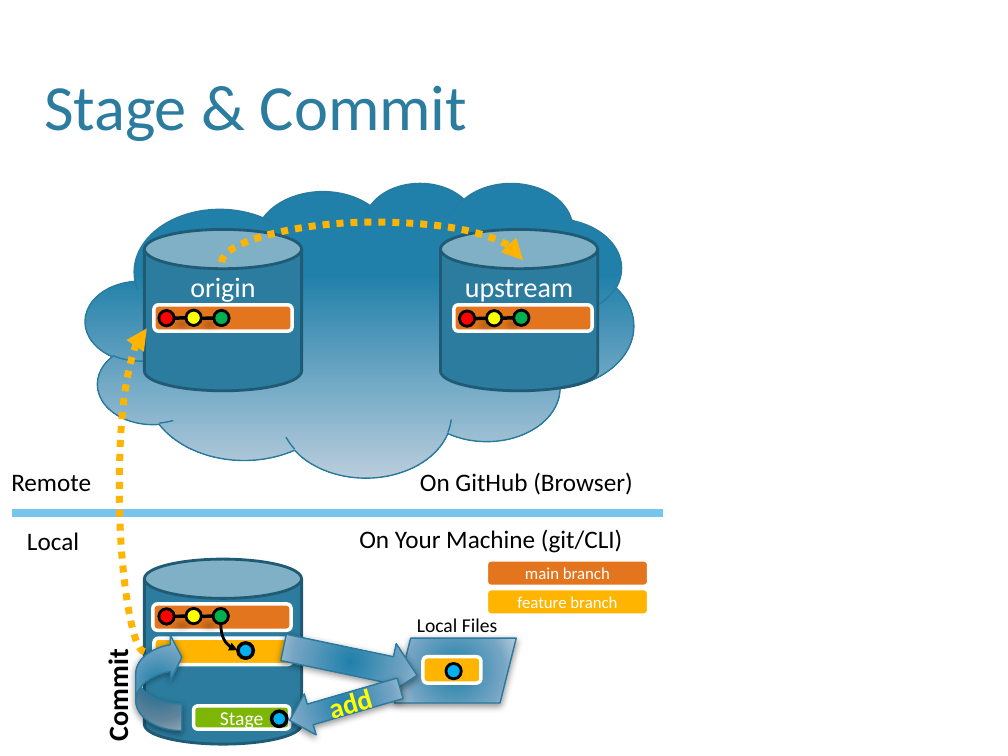
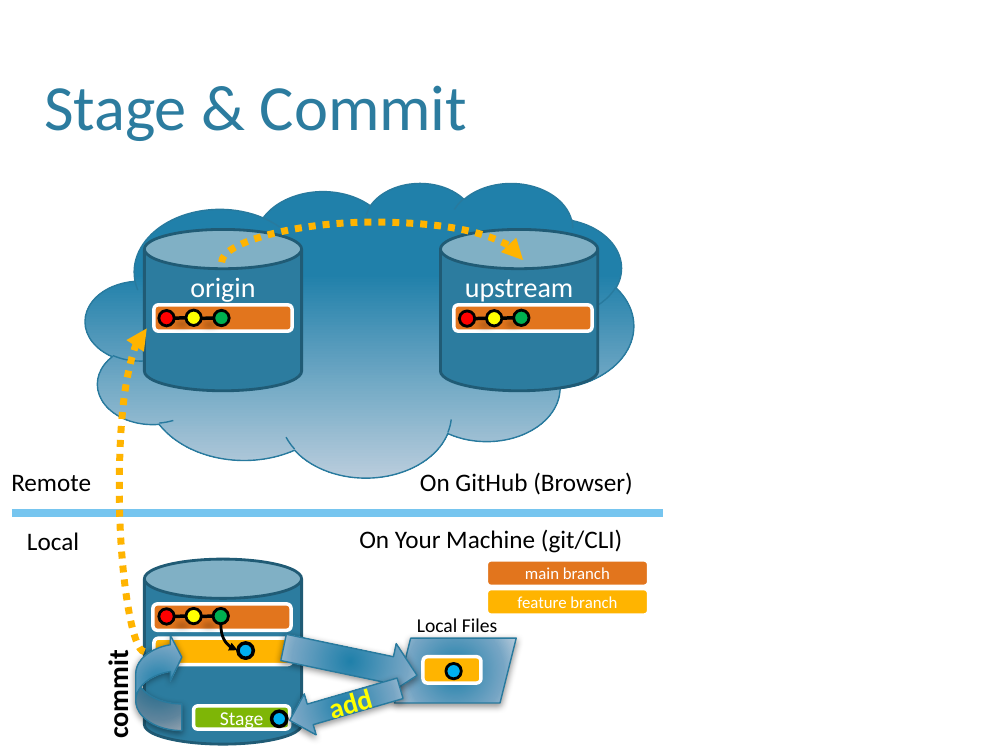
Before and after one commit to wpgoble/comp190, a slide deck: slide 21 of docs/materials/07-GitHub-OLD-copy.pptx. Drawn at 1008x756 pixels with LibreOffice and Linux fonts; fonts in the diff are those of the drawing; background and template pictures are left out. Boxes give left, top, right and bottom in pixels: in the first picture for what was removed or moved away, otherwise in the second. Text is boxed around its words. In the diff, an @@ line names an element or a change of style, - is before the commit and + after.

```diff
--- a/docs/materials/07-GitHub-OLD-copy.pptx
+++ b/docs/materials/07-GitHub-OLD-copy.pptx
@@ text at bbox=[101, 658, 135, 737]: text changed @@
-Commit
+commit
```
Also in this commit, not shown: 5 other slides changed.
